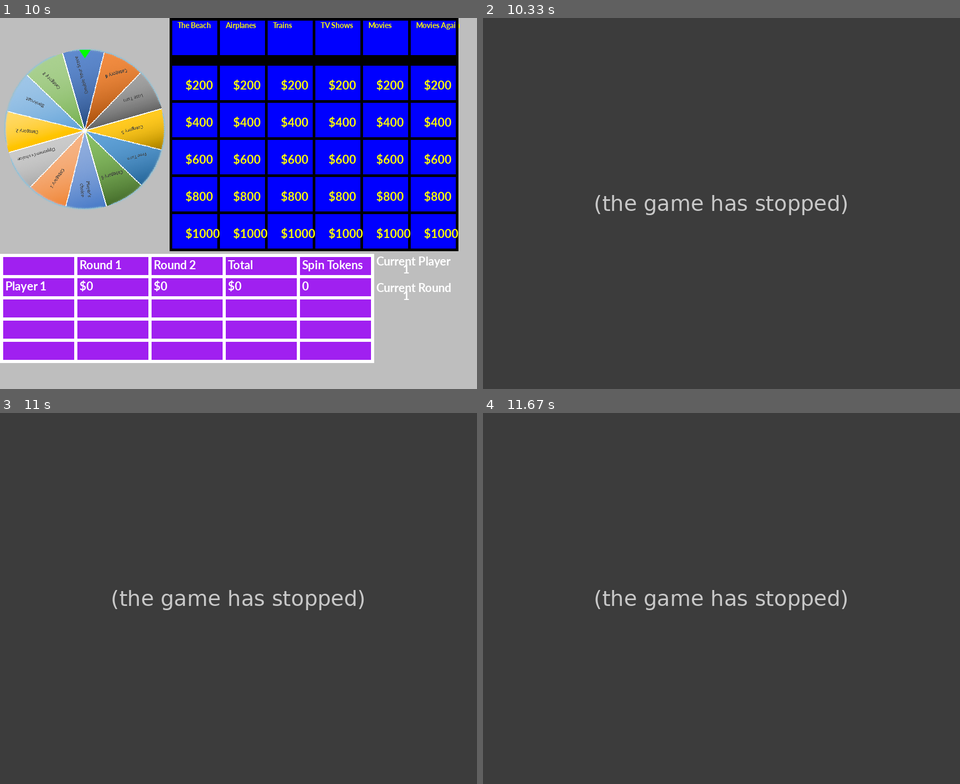
Above: before the commit, frames 1-4 (two rows, left to right).
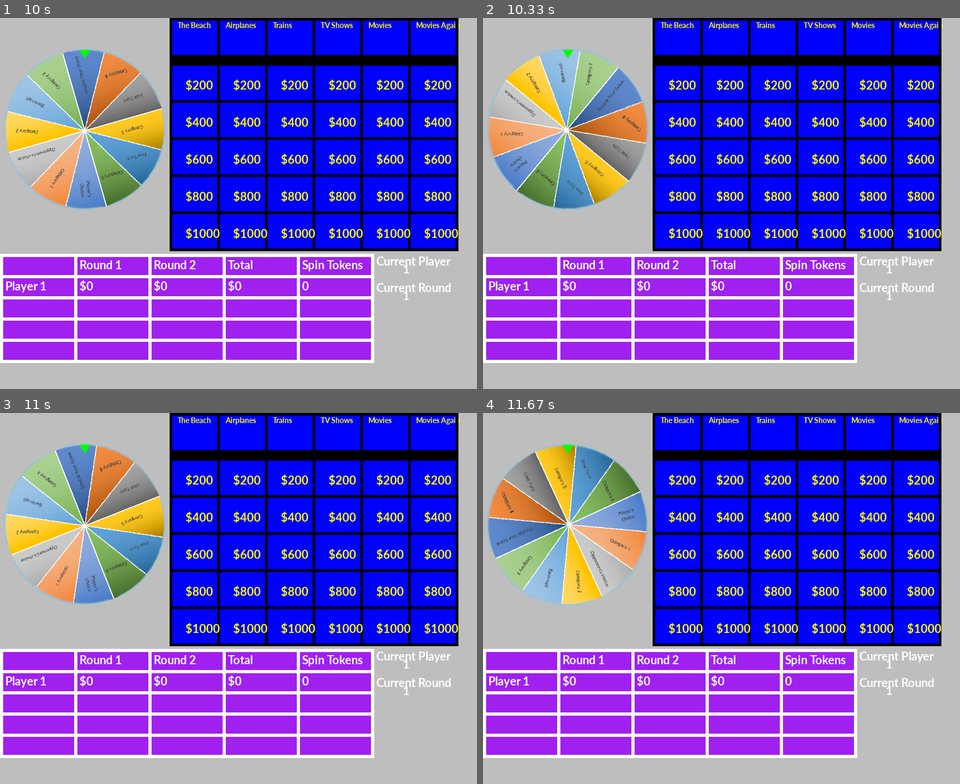
Above: after the commit, the same moments.

Repository: jlherget/TeamH_WheelOfJeopardy
Game: pygame game, started from src/woj.py
The game is run twice, just before and just after one commit, with the same random seed, the same clock (stepped at 60 frames per second) and the same inputs.
Inputs (mouse positions are in pixels of both pictures, inside the frame that each line leads up to):
- Up to frame 1 (10 s): click "START" at 0.38 s; click (62, 140) at 1.22 s; click (257, 273) at 2.72 s; click "TV Shows" at 3.05 s; tap Space at 3.33, 5.07, 5.37, 5.88, 6.1, 9.45, 9.67 s; click (319, 325) at 3.72 s; click (205, 307) at 4.05 s; click "Total" at 4.38 s; click "Total" at 4.72 s; move the mouse to (95, 125) at 5.03 s; click (152, 229) at 5.55 s; move the mouse to (300, 144) at 5.87 s; click (147, 144) at 6.38 s; click (176, 144) at 7.05 s; click (104, 288) at 7.88 s; click (181, 288) at 8.78 s; move the mouse to (104, 214) at 9.43 s; click (319, 92) at 9.88 s
- Up to frame 2 (10.33 s): move the mouse to (692, 236) at 10.2 s; tap Space at 10.22 s
- Up to frame 3 (11 s): tap Space at 10.43, 10.62, 10.83 s; move the mouse to (419, 591) at 10.6 s
- Up to frame 4 (11.67 s): tap Space at 11.05 s

Frame 1 is identical in both runs. In frame 2, 100% of the frame differs, in the area x 0-100%, y 0-100%; in frame 3, 100%; in frame 4, 100%.
Error before the commit: AttributeError: 'WoJ' object has no attribute 'cur_player' (woj.py line 144); the game stopped at 10 s (later frames are placeholders)

Commit message:
Fix displaying player scores

Diff:
--- a/src/player.py
+++ b/src/player.py
@@ -3,17 +3,15 @@
 
     def __init__(self):
 
-        self.playerScore       = 0
         self.playerTokenCount  = 0
-        self.playerRound1Score = 0
-        self.playerRound2Score = 0
-        self.playerFinalScore  = 0
+        self.playerRoundScore  = [0,0]
+        self.roundNum          = 0
 
     def doubleScore(self):
-        self.playerScore *= 2
+        self.playerRoundScore[self.roundNum] *= 2
 
     def addPoints(self, points):
-        self.playerScore += points
+        self.playerRoundScore[self.roundNum] += points
 
     def grantSpinToken(self):
         self.playerTokenCount += 1
@@ -22,11 +20,10 @@
         self.playerTokenCount -= 1
 
     def bankrupt(self):
-        self.playerScore = 0
+        self.playerRoundScore[self.roundNum] = 0
 
     def roundEnd(self):
-        self.playerRoundScore = self.playerScore
-        self.playerScore = 0
+        self.roundNum += 1
 
     def finalScore(self):
-        self.playerFinalScore = self.playerRoundScore + self.playerScore
+        return self.playerRoundScore[0] + self.playerRoundScore[1]
--- a/src/scoreboard.py
+++ b/src/scoreboard.py
@@ -71,17 +71,17 @@
             text = font.render(player_text, True, ui_utils.WHITE)
             screen.blit(text, [x, y])
 
-            round1_text = '$%i' % self.app.players[i].playerRound1Score
+            round1_text = '$%i' % self.app.players[i].playerRoundScore[0]
             text = font.render(round1_text, True, ui_utils.WHITE)
             x += col_width
             screen.blit(text, [x, y])
 
-            round2_text = '$%i' % self.app.players[i].playerRound2Score
+            round2_text = '$%i' % self.app.players[i].playerRoundScore[1]
             text = font.render(round2_text, True, ui_utils.WHITE)
             x += col_width
             screen.blit(text, [x, y])
 
-            total_text = '$%i' % (self.app.players[i].playerRound1Score + self.app.players[i].playerRound2Score)
+            total_text = '$%i' % (self.app.players[i].finalScore())
             text = font.render(total_text, True, ui_utils.WHITE)
             x += col_width
             screen.blit(text, [x, y])
--- a/src/woj.py
+++ b/src/woj.py
@@ -140,8 +140,8 @@
             print("Opponent choose cat section")
             self.game_screen.board.opponentSelectsCategory()
         elif section == DOUBLE_SCORE:
-            print("players[self.cur_player_index] score section")
-            self.cur_player.doubleScore()
+            print("Double score section")
+            self.players[self.cur_player_index].doubleScore()
             self.nextPlayer()
             self.startNextTurn()
         elif section == BANKRUPT:
